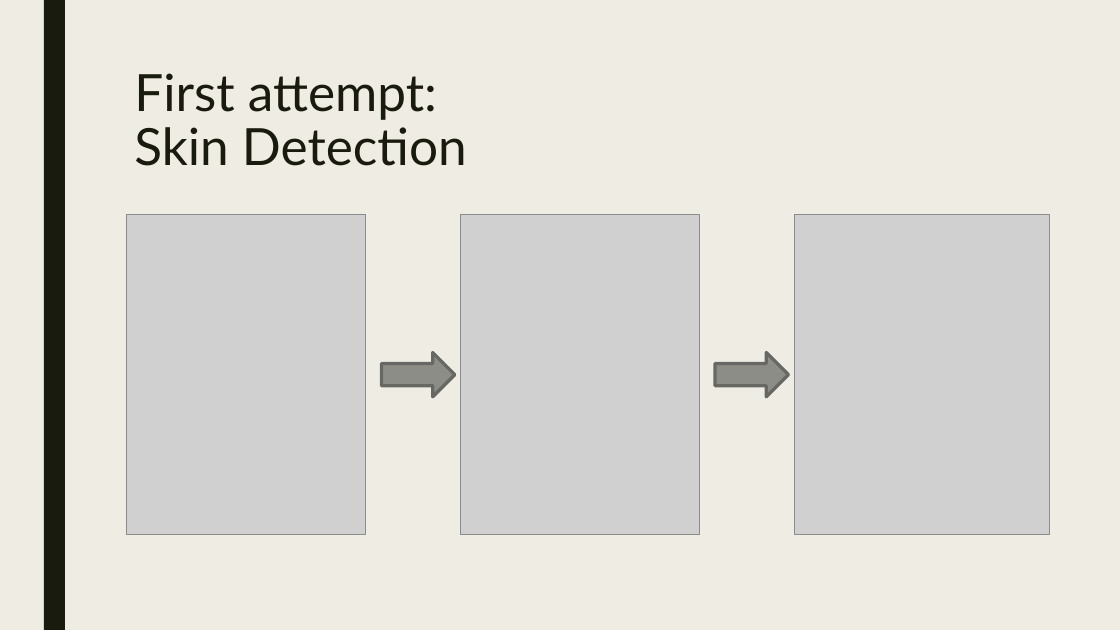
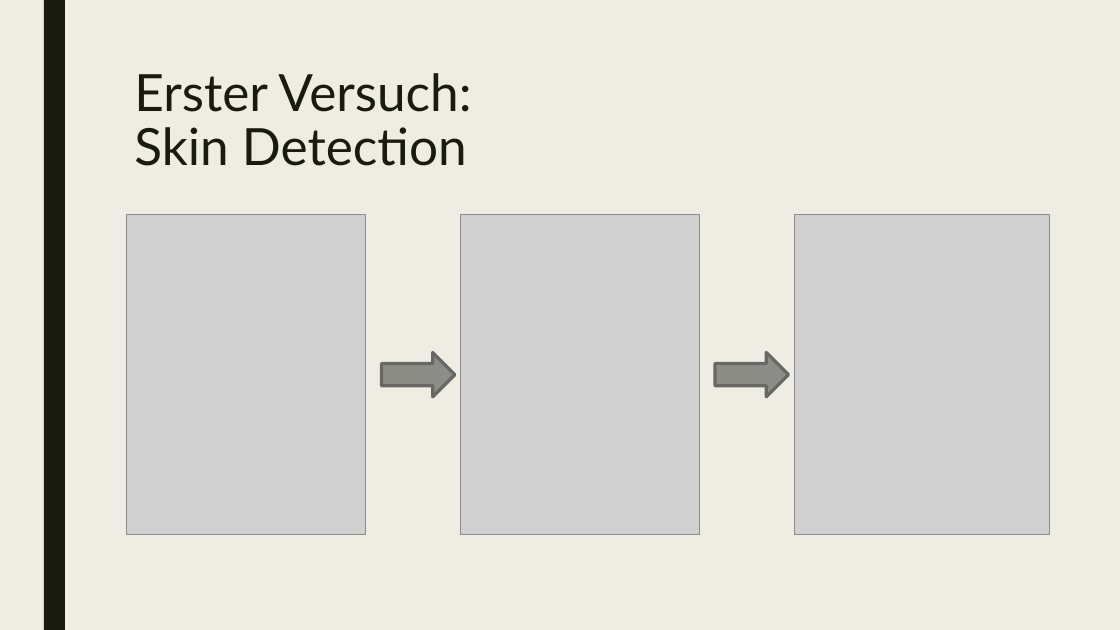
Before and after one commit to uol-mediaprocessing-201920/group-projects-hand-gesture, a slide deck: slide 6 of gesture_recognition.pptx (slide 5 before the commit). Drawn at 1120x630 pixels with LibreOffice and Linux fonts; fonts in the diff are those of the drawing; grey boxes stand for pictures. Boxes give left, top, right and bottom in pixels: in the first picture for what was removed or moved away, otherwise in the second. Text is boxed around its words. In the diff, an @@ line names an element or a change of style, - is before the commit and + after.

```diff
--- a/gesture_recognition.pptx
+++ b/gesture_recognition.pptx
@@ title at [134, 73, 471, 166]: text changed @@
-First attempt:
-Skin Detection
+Erster Versuch:
+Skin Detection
```
Also in this commit, not shown: 10 other slides changed, 10 slides added, 6 slides removed.
